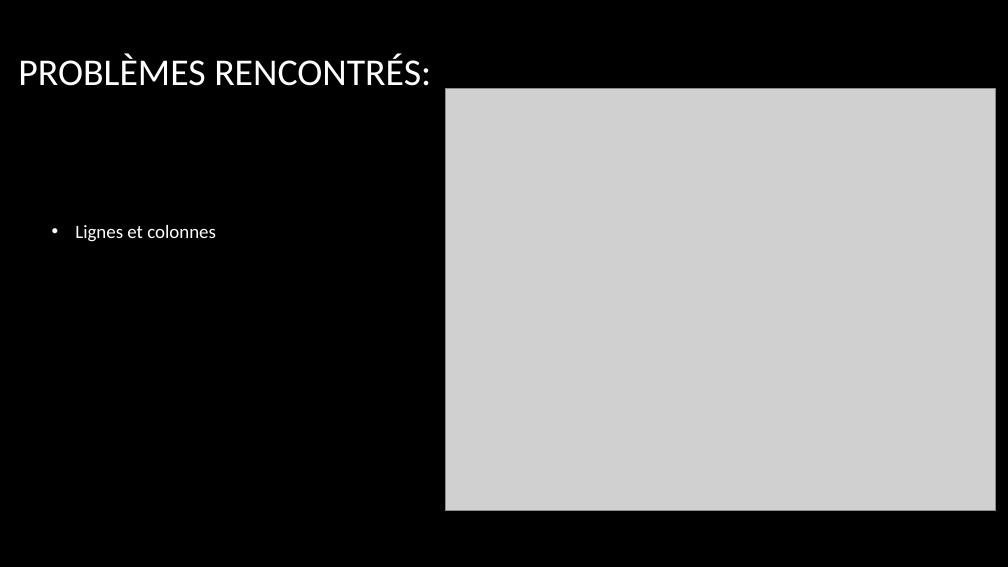
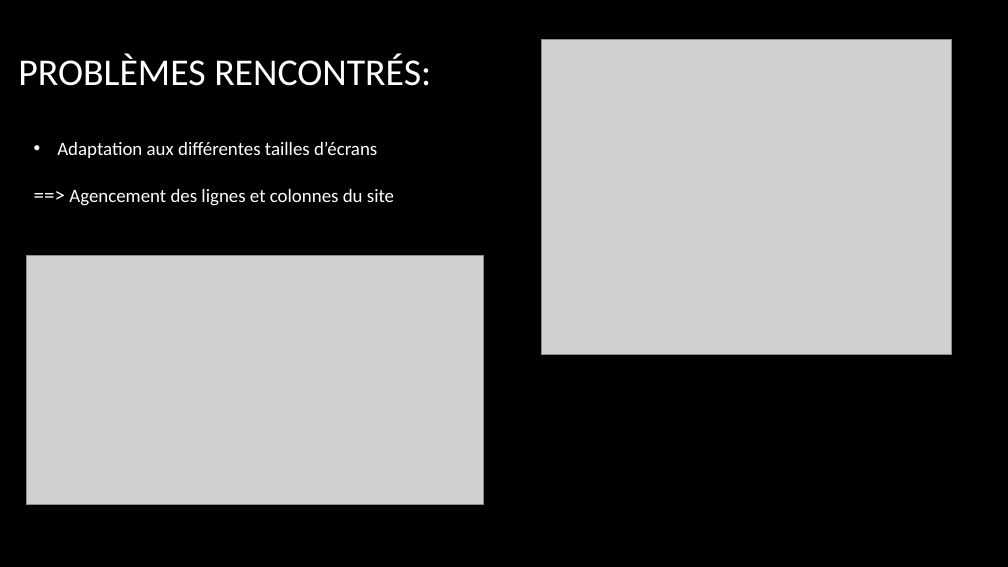
Before and after one commit to izio38/ISN, a slide deck: slide 7 of Présentation_Sonagets_Chabrol.pptx (slide 5 before the commit). Drawn at 1008x567 pixels with LibreOffice and Linux fonts; fonts in the diff are those of the drawing; grey boxes stand for pictures; background and template pictures are left out. Boxes give left, top, right and bottom in pixels: in the first picture for what was removed or moved away, otherwise in the second. Text is boxed around its words. In the diff, an @@ line names an element or a change of style, - is before the commit and + after.

```diff
--- a/Présentation_Sonagets_Chabrol.pptx
+++ b/Présentation_Sonagets_Chabrol.pptx
@@ picture resized from (x1=445, y1=88, x2=995, y2=510) to (x1=541, y1=39, x2=952, y2=355) @@
@@ text at (x1=57, y1=142, x2=394, y2=206): text changed @@
-• Lignes et colonnes
+• Adaptation aux différentes tailles d’écrans
+==> Agencement des lignes et colonnes du site
@@ picture added at (x1=26, y1=256, x2=484, y2=504) @@
```
Also in this commit, not shown: 6 other slides changed, 2 slides added, 1 other file.
